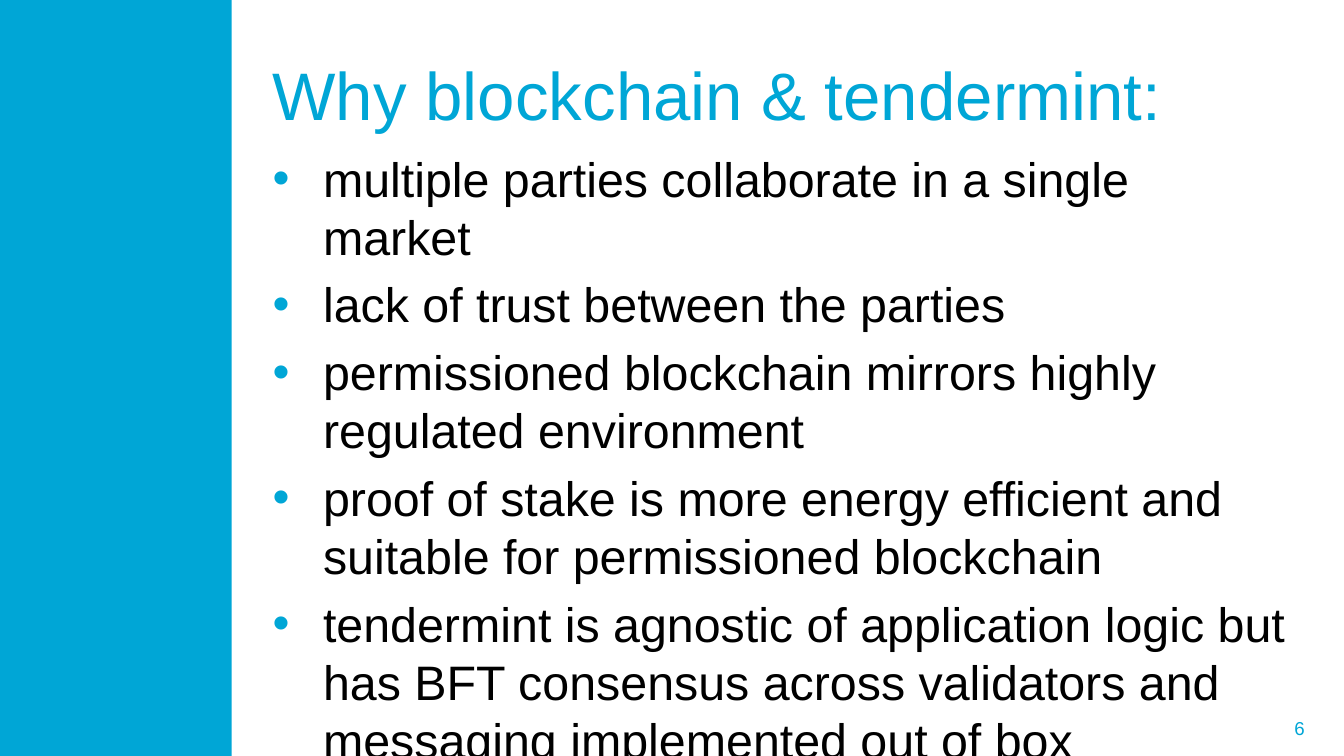
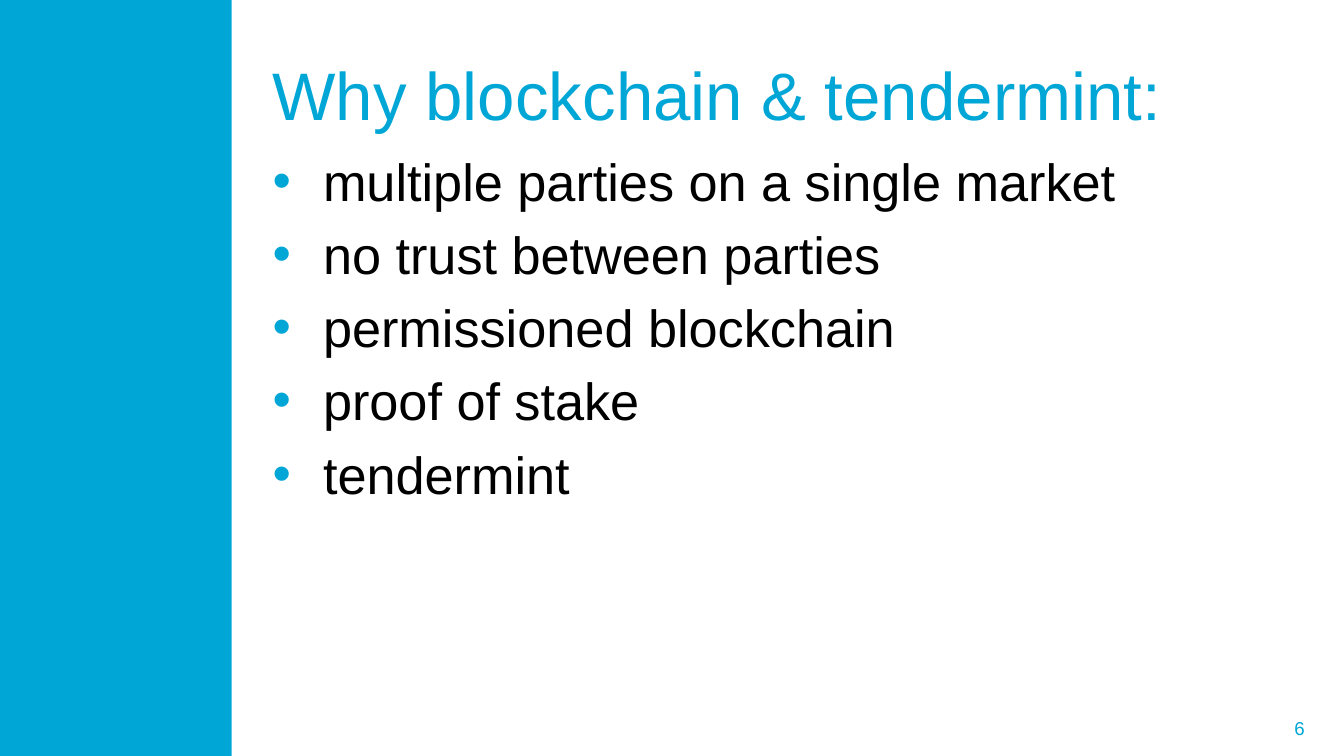
Before and after one commit to blockchain-lab/eXchains, a slide deck: slide 6 of Documentation/SmartGridChain.pptx. Drawn at 1344x756 pixels with LibreOffice and Linux fonts; fonts in the diff are those of the drawing; background and template pictures are left out. Boxes give left, top, right and bottom in pixels: in the first picture for what was removed or moved away, otherwise in the second. Text is boxed around its words. In the diff, an @@ line names an element or a change of style, - is before the commit and + after.

```diff
--- a/Documentation/SmartGridChain.pptx
+++ b/Documentation/SmartGridChain.pptx
@@ text at [323, 163, 1115, 495]: text changed; size 25.9 to 28 pt @@
-• multiple parties collaborate in a single market
-• lack of trust between the parties
-• permissioned blockchain mirrors highly regulated environment
-• proof of stake is more energy efficient and suitable for permissioned blockchain
-• tendermint is agnostic of application logic but has BFT consensus across validators and messaging implemented out of box
+• multiple parties on a single market
+• no trust between parties
+• permissioned blockchain
+• proof of stake
+• tendermint
```
Also in this commit, not shown: 3 other slides changed.
